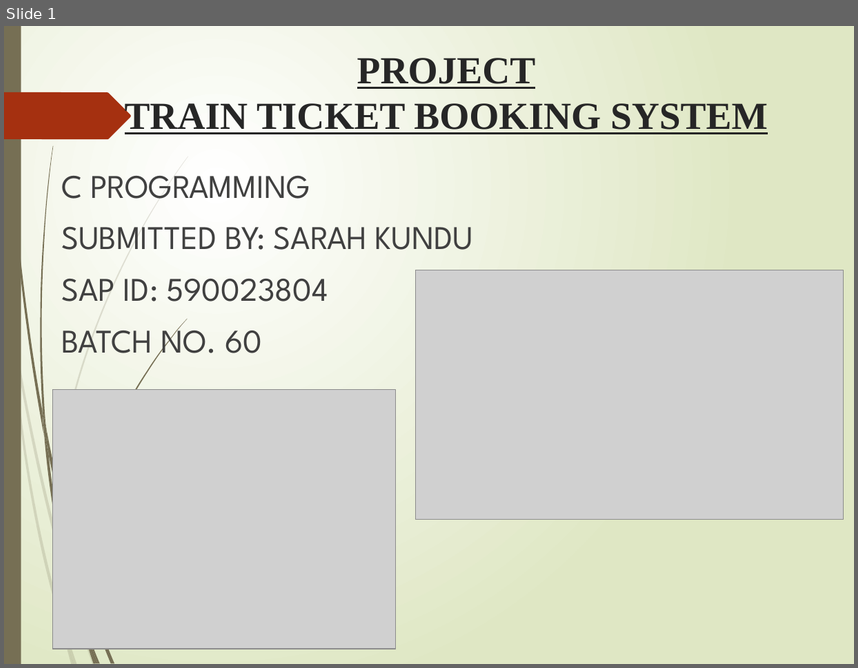
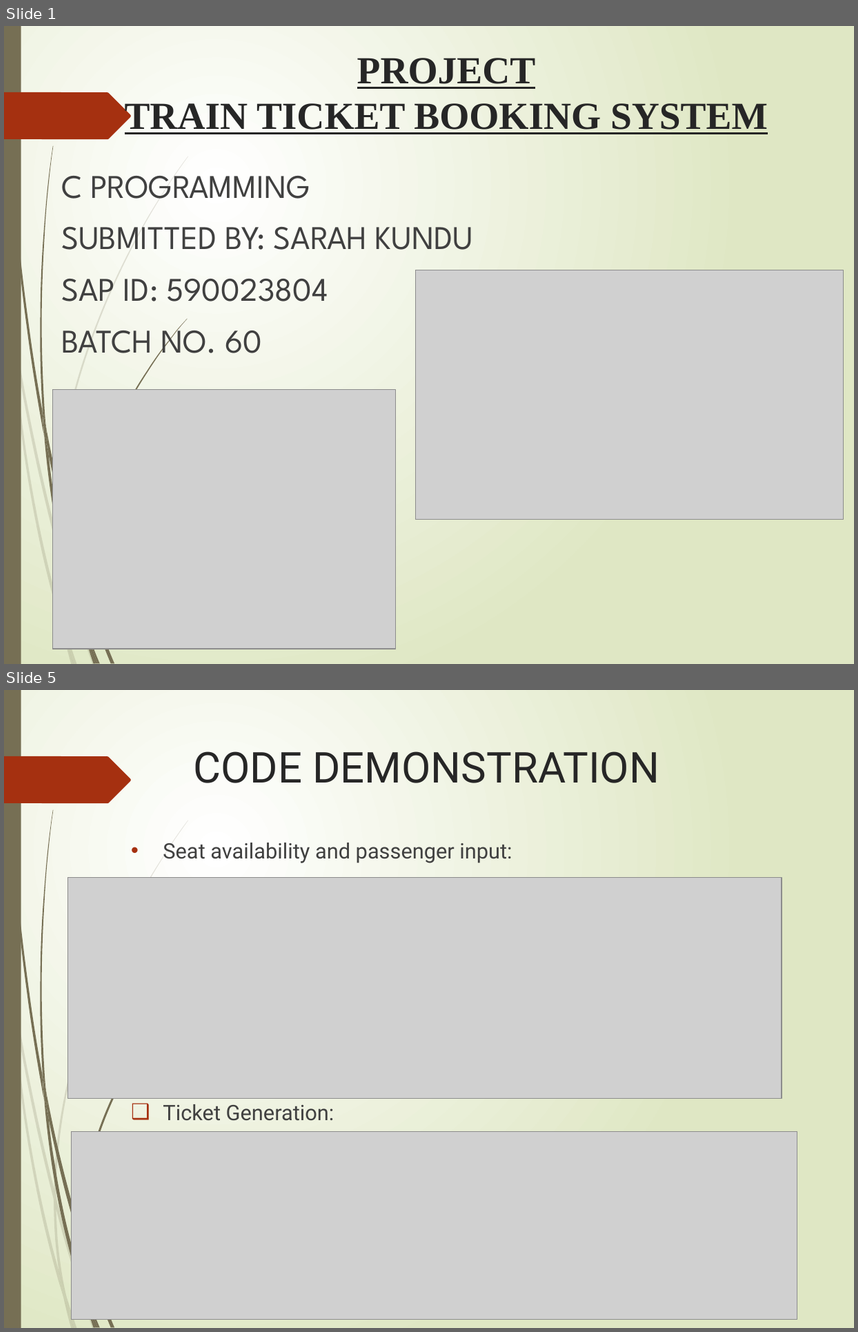
Before and after one commit to Sarah-kundu/Project-, a slide deck: Project/Project_Presentation_Sarah_Kundu.pptx. Shown one above the other, each under a label of ours: slide 1 before the commit, slides 1 and 5 after it; the slides between them are not shown. The pictures are 858x668 and 858x1332 pixels, drawn with LibreOffice and Linux fonts; fonts in the diff are those of the drawing; grey boxes stand for pictures. Boxes give left, top, right and bottom in pixels: in the first picture for what was removed or moved away, otherwise in the second. Text is boxed around its words. In the diff, an @@ line names an element or a change of style, - is before the commit and + after.

```diff
--- a/Project/Project_Presentation_Sarah_Kundu.pptx
+++ b/Project/Project_Presentation_Sarah_Kundu.pptx
@@ slide 5 added at (x1=4, y1=690, x2=854, y2=1328), background gradient #FFFFFF to #DFE8C4; not listed: 22 template elements that a slide beside it also shows @@
@@ title added at (x1=193, y1=751, x2=660, y2=783), 36 pt, text #262626 @@
+CODE DEMONSTRATION
@@ text added at (x1=163, y1=842, x2=512, y2=1121), 18 pt, text #404040 @@
+• Seat availability and passenger input:
+❑ Ticket Generation:
@@ picture added at (x1=67, y1=877, x2=782, y2=1098) @@
@@ picture added at (x1=71, y1=1131, x2=797, y2=1319) @@
```
Also in this commit, not shown: 4 slides changed, 3 other slides added, 2 slides removed.
